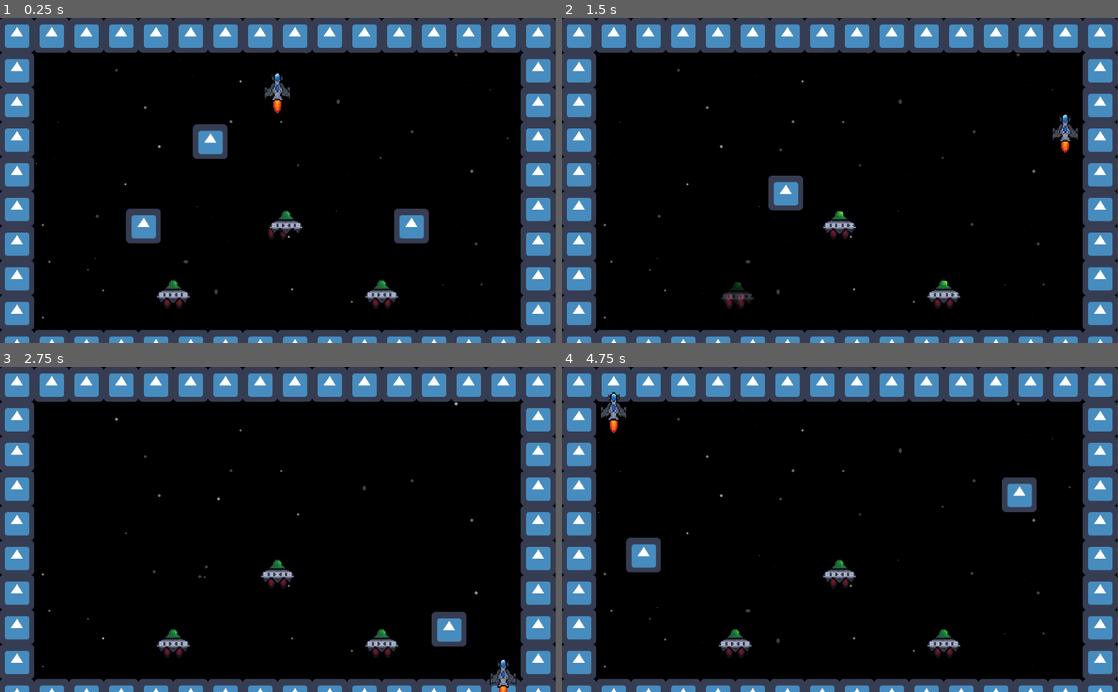
Above: before the commit, frames 1-4 (two rows, left to right).
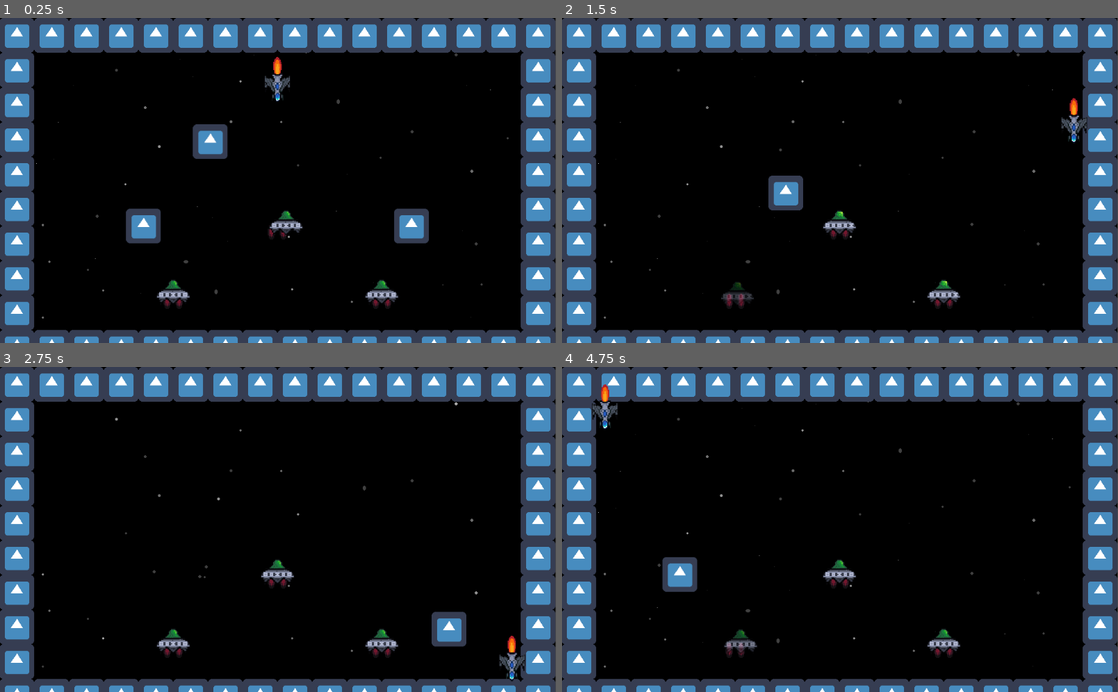
Above: after the commit, the same moments.

Repository: JoseTMonagas/ldjam48
Game: Godot game, scene res://src/main.tscn
The game is run twice, just before and just after one commit, with the same random seed, the same clock (stepped at 60 frames per second) and the same inputs. The engine's default icon, where the game draws it, is replaced by a stand-in: a white triangle on a blue panel in a dark square.
Inputs:
- Up to frame 1 (0.25 s): no input
- Up to frame 2 (1.5 s): tap Enter (ui_accept) at 0.5, 0.77 s; hold Right (ui_right) 0.53-1.28 s; hold Down (ui_down) from 1.28 s (still down)
- Up to frame 3 (2.75 s): tap Enter (ui_accept) at 1.52 s; release Down (ui_down) at 2.03 s; hold Right (ui_right) from 2.03 s (still down)
- Up to frame 4 (4.75 s): release Right (ui_right) at 2.78 s; hold Up (ui_up) 2.78-3.53 s; tap Enter (ui_accept) at 3.02, 3.77, 4.52 s; hold Left (ui_left) from 3.53 s (still down)

The runs differ from the first frame. In frame 1, 0.4% of the frame differs, in the area x 47-53%, y 11-30%; in frame 2, 0.4%; in frame 3, 0.4%; in frame 4, 2.7%, in the area x 5-86%, y 5-89%.

Commit message:
Rotate player sprite

Diff:
--- a/src/player/player.tscn
+++ b/src/player/player.tscn
@@ -7,7 +7,7 @@
 [ext_resource path="res://assets/Thrust.png" type="Texture" id=5]
 
 [sub_resource type="RectangleShape2D" id=1]
-extents = Vector2( 32, 10 )
+extents = Vector2( 16, 24 )
 
 [sub_resource type="AtlasTexture" id=2]
 atlas = ExtResource( 5 )
@@ -48,6 +48,7 @@
 anims/hit = ExtResource( 3 )
 
 [node name="Sprite" type="Sprite" parent="."]
+rotation = 3.14159
 scale = Vector2( 1.75, 1.75 )
 z_index = 1
 texture = ExtResource( 1 )
@@ -58,9 +59,10 @@
 [node name="Hit" parent="." instance=ExtResource( 4 )]
 
 [node name="Thrust" type="AnimatedSprite" parent="."]
-position = Vector2( 0, 32 )
+position = Vector2( 0, -40 )
+rotation = 3.14159
 scale = Vector2( 1.5, 1.625 )
 frames = SubResource( 7 )
 animation = "Normal"
-frame = 4
+frame = 2
 playing = true
